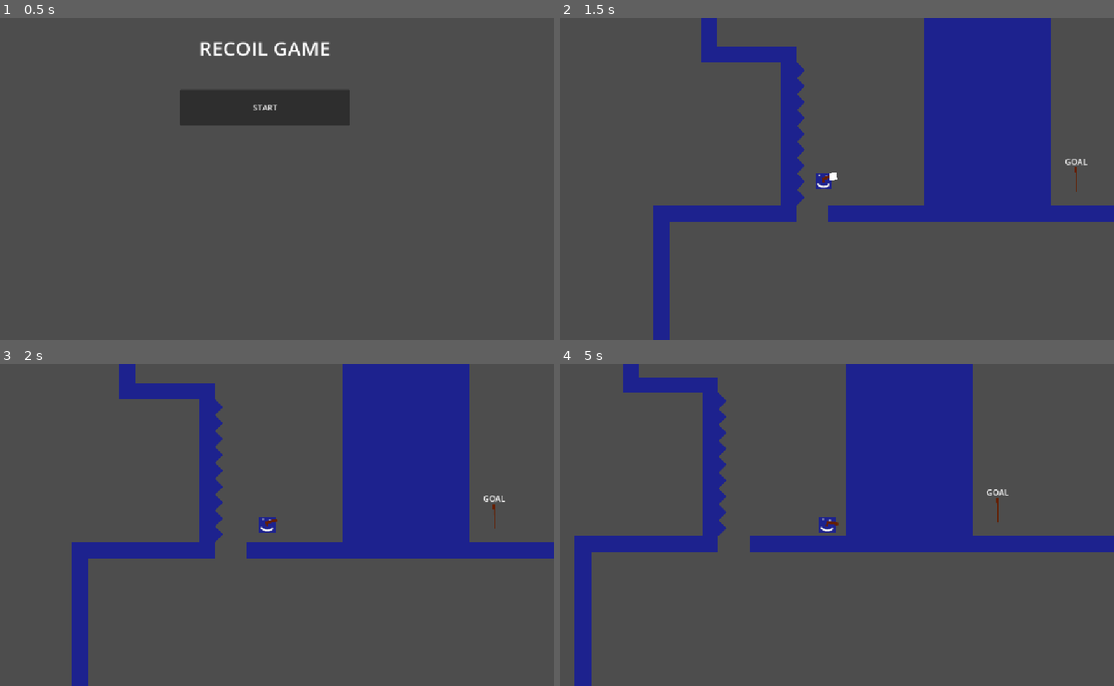
Above: before the commit, frames 1-4 (two rows, left to right).
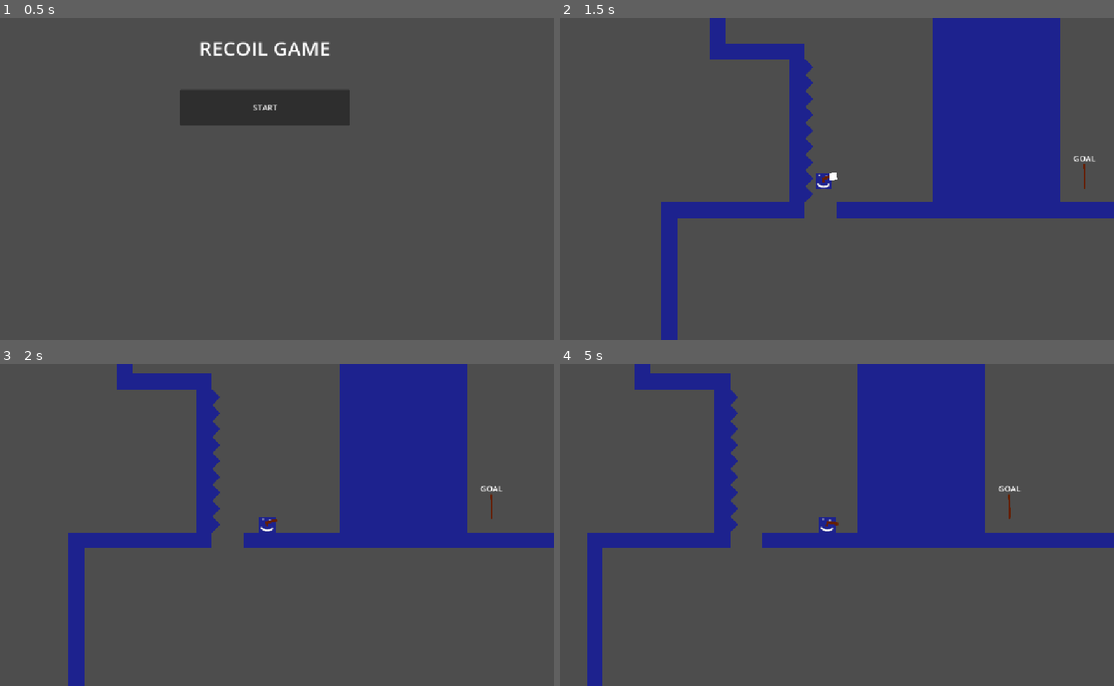
Above: after the commit, the same moments.

Repository: ejoit/Shooter-Game
Game: Godot game, scene res://Scenes/tile_screen.tscn
Same seed, same stepped clock (60 frames per second), same inputs: the game is played once before the commit and once after it.
Inputs (mouse positions are in pixels of both pictures, inside the frame that each line leads up to):
- Up to frame 1 (0.5 s): no input
- Up to frame 2 (1.5 s): click "START" at 0.5 s; tap Enter (ui_accept) at 1.25 s; move the mouse to (953, 162) at 1.27 s; hold Right (ui_right) from 1.28 s (still down); click (953, 162) at 1.35 s
- Up to frame 3 (2 s): keep holding Right (ui_right); tap Enter (ui_accept) at 1.52 s
- Up to frame 4 (5 s): move the mouse to (715, 541) at 2.02 s; click (715, 541) at 2.1 s; tap Enter (ui_accept) at 2.27, 3.77, 4.52 s; move the mouse to (886, 454) at 2.77 s; release Right (ui_right) at 2.78 s; hold Left (ui_left) 2.78-3.53 s; click (886, 454) at 2.85 s; move the mouse to (798, 589) at 3.52 s; hold Right (ui_right) from 3.53 s (still down); click (798, 589) at 3.6 s; move the mouse to (997, 573) at 4.27 s; click (997, 573) at 4.35 s

Frame 1 is identical in both runs. In frame 2, 6.6% of the frame differs, in the area x 16-100%, y 0-100%; in frame 3, 6.9%; in frame 4, 8.7%, in the area x 2-100%, y 0-100%.

Commit message:
Adjust player physics constants for improved control

Diff:
--- a/Scripts/player.gd
+++ b/Scripts/player.gd
@@ -3,13 +3,13 @@
 const SPEED = 300.0
 const ACCELERATION = 1800.0
 const AIR_ACCELERATION = 900.0
-const FRICTION = 1200.0
-const AIR_FRICTION = 130.0
+const FRICTION = 1500.0
+const AIR_FRICTION = 75
 const JUMP_VELOCITY = -300.0
-const GRAVITY = 1100.0
+const GRAVITY = 1200.0
 const FALL_GRAVITY = 1400
-const SHOOT_VELCITY = -600
-const WALL_SHOOT_VELOCITY = -524
+const SHOOT_VELCITY = -650
+const WALL_SHOOT_VELOCITY = -650
 const COYOTE_TIME = 0.2
 var coyote_timer = 0.0
 var air_shot = 0
